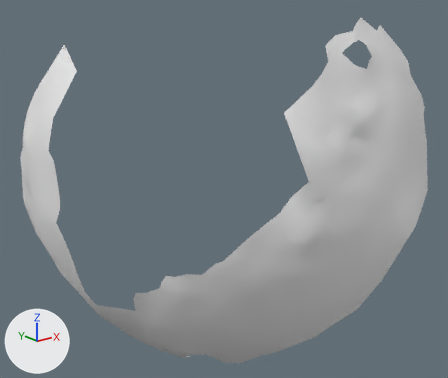
What one commit did to the OBJ model res/final/onecam_fullvolume/12/cleanedup/FullVolium.000696.obj.
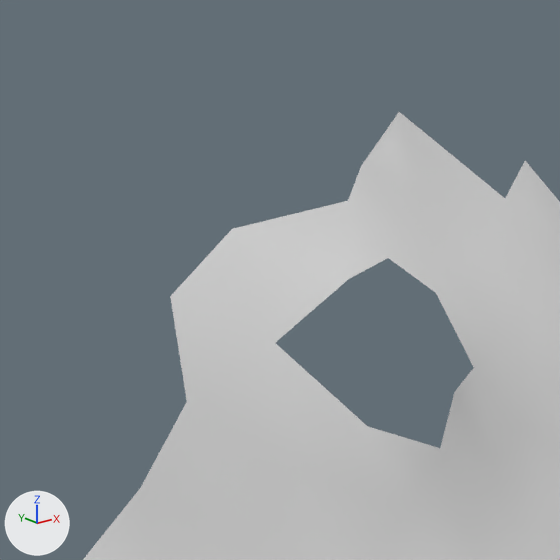
Each version appears first whole from a 50 mm camera at (-608.8, -473.0, 1299.8) aimed at (-474.7, -305.5, 1232.8), and next in a close-up on the part from 67% to 86% of the width and 0% to 23% of the height. Arrows for +X, +Y and +Z are at lower left; the lights stay in place. Where no turn or scale is listed for an object, it has been applied to the vertices.

Names of what the first close-up shows: 'FullVolium.000696'.
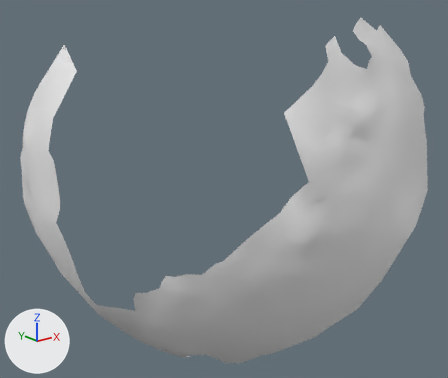
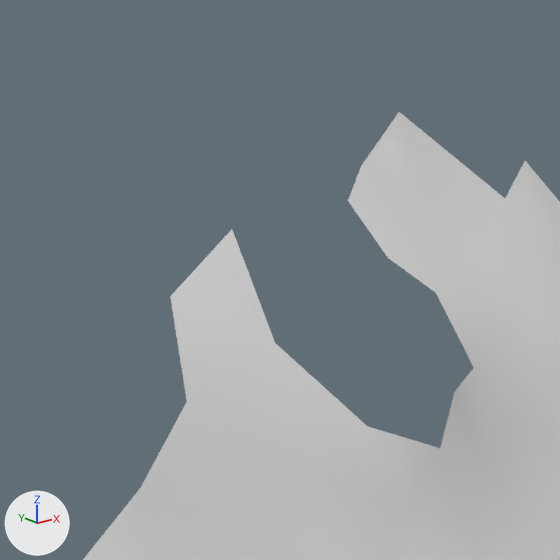
Pixel boxes (x1, y1, x2, y2) of what changed, in the close-ups (560 x 560 px):
part 1 of me_fullvolium_000696, deleted
    before: (232, 201, 388, 343)

What changed in the scene script:
```text
Change me_fullvolium_000696:
    where me_fullvolium_000696.from_pydata(...)  # 795 vertices, 1496 faces; spans x -534.8..-419.7, y -362.0..-245.3, z 1172.0..1292.8
    used by ob_fullvolium_000696; location = (0.0, 0.0, 0.0)
    verts and faces of me_fullvolium_000696; kept vertices keep their numbers, new ones are numbered from 795
    before: 528 (-452.6, -344.8, 1286.5) at pixel (388, 257), 584 (-457.0, -346.0, 1285.8) at pixel (348, 279), 621 (-452.8, -342.3, 1289.0) at pixel (347, 200), 786 (-462.6, -346.7, 1283.2) at pixel (275, 342), 788 (-461.9, -343.1, 1288.1) at pixel (232, 228)
    me_fullvolium_000696 part 1
    add delete_vertices([584])  # with the faces that use them
```
